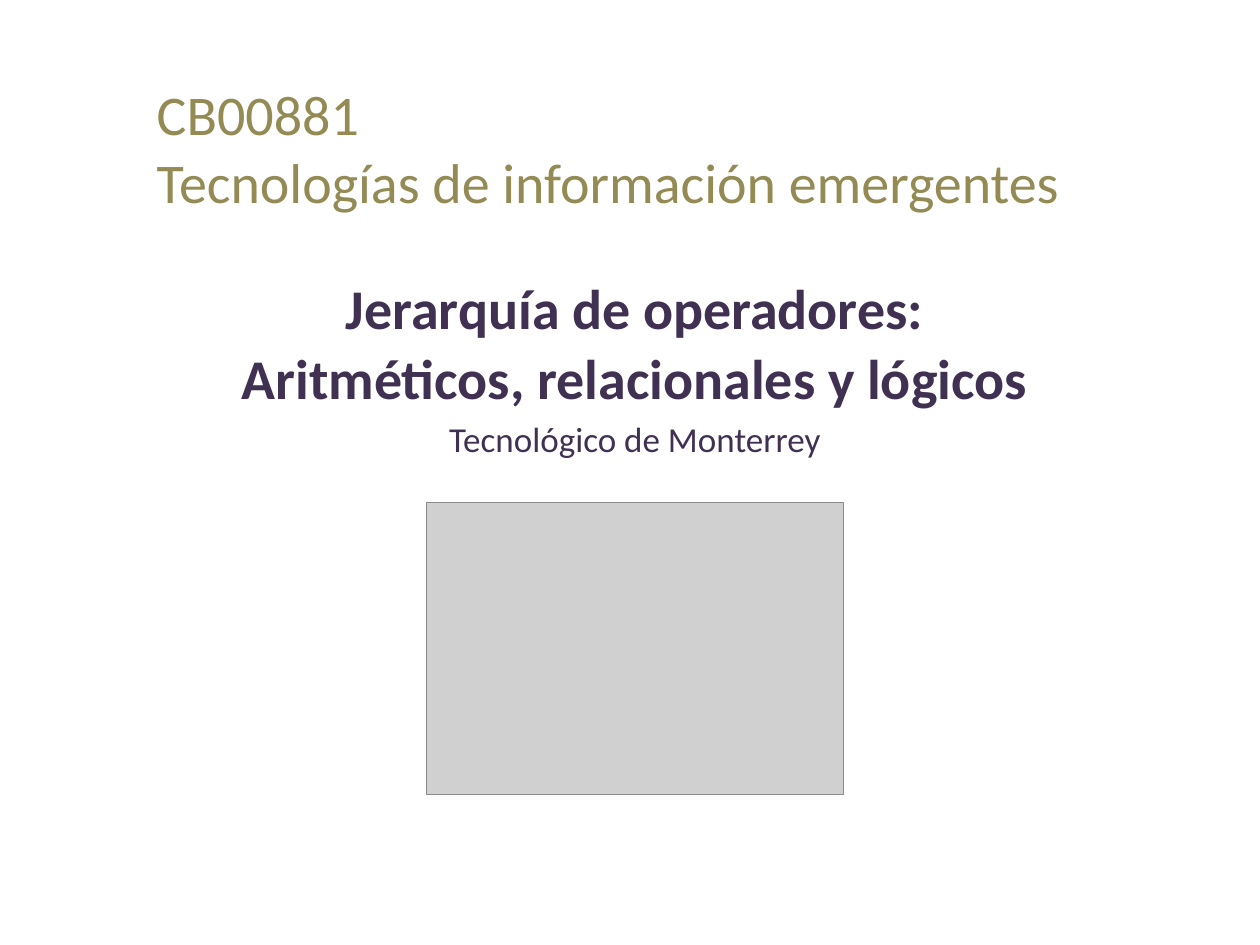
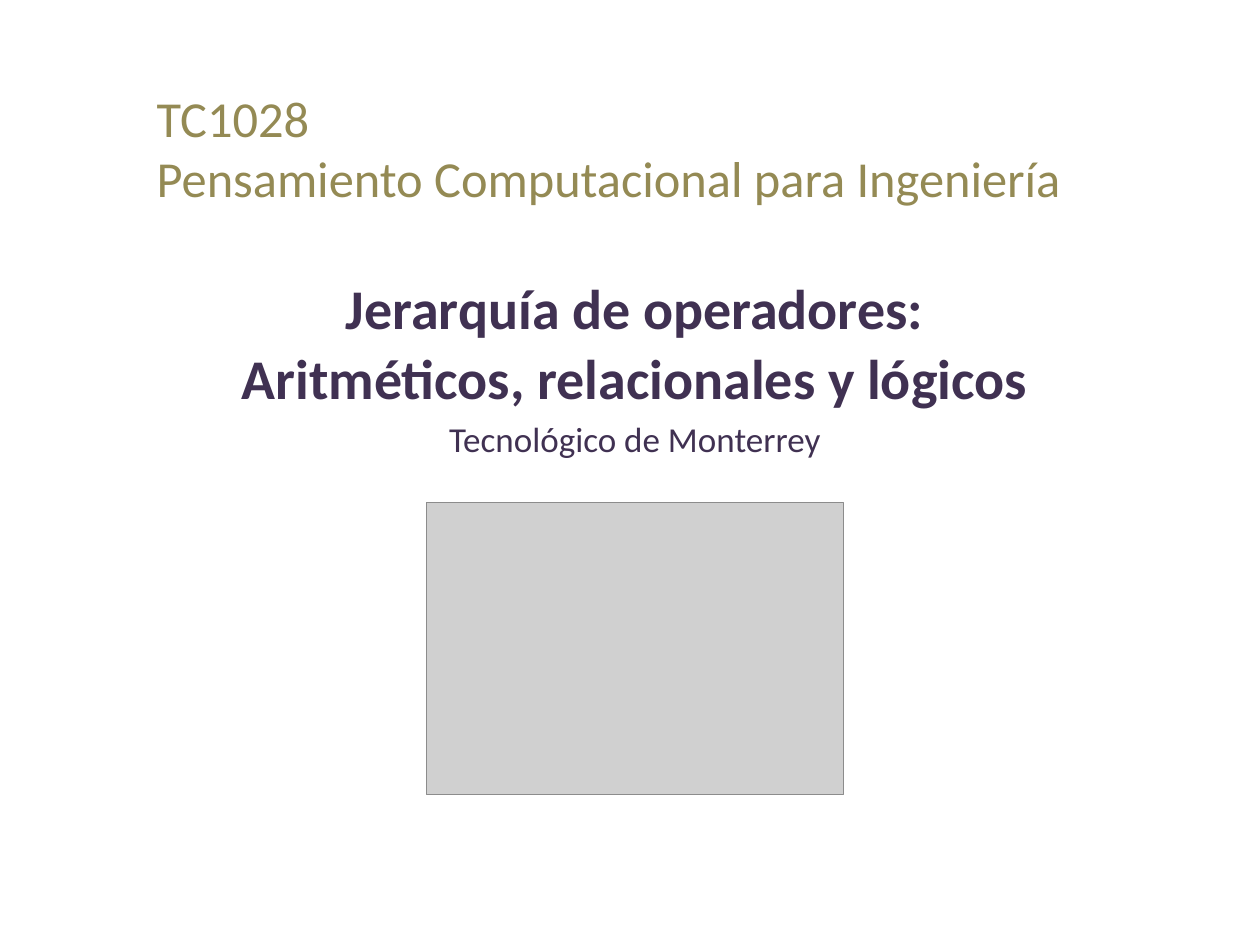
Before and after one commit to lizetheP/Tecnologias, a slide deck: slide 1 of Calendario/Presentaciones/4_Jerarquia.pptx. Drawn at 1260x945 pixels with LibreOffice and Linux fonts; fonts in the diff are those of the drawing; grey boxes stand for pictures. Boxes give left, top, right and bottom in pixels: in the first picture for what was removed or moved away, otherwise in the second. Text is boxed around its words. In the diff, an @@ line names an element or a change of style, - is before the commit and + after.

```diff
--- a/Calendario/Presentaciones/4_Jerarquia.pptx
+++ b/Calendario/Presentaciones/4_Jerarquia.pptx
@@ title at (x1=157, y1=102, x2=1061, y2=206): text changed; size 32 to 28.8 pt @@
-CB00881
-Tecnologías de información emergentes
+TC1028
+Pensamiento Computacional para Ingeniería
```
Also in this commit, not shown: 2 other slides changed, 1 other file.
